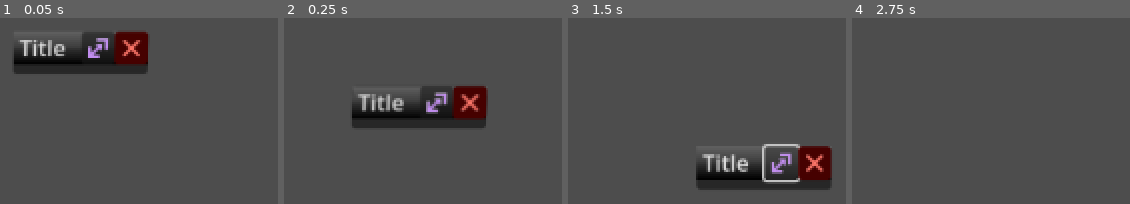
Above: before the commit, frames 1-4 (left to right).
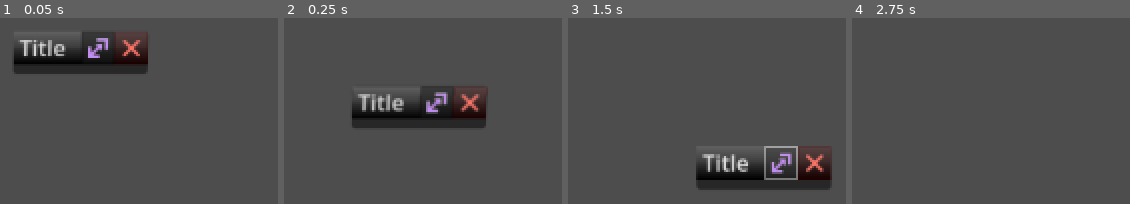
Above: after the commit, the same moments.

Repository: CE-Studio/FurPose
Game: Godot game, scene res://dynamic_menu.tscn
Two runs of this game, one before a commit and one after it. Both use one fixed random seed, a clock stepped at 60 frames per second and the inputs below. This scene is started directly instead of the project's main scene.
Inputs (mouse positions are in pixels of both pictures, inside the frame that each line leads up to):
- Up to frame 1 (0.05 s): no input
- Up to frame 2 (0.25 s): no input
- Up to frame 3 (1.5 s): click "Title" at 0.5 s; click (779, 161) at 1.25 s
- Up to frame 4 (2.75 s): click (1099, 164) at 2 s

The runs differ from the first frame. In frame 1, 1.7% of the frame differs, in the area x 41-54%, y 7-25%; in frame 2, 1.6%; in frame 3, 2.8%, in the area x 69-95%, y 67-90%; in frame 4, nothing differs.
Error in both runs: Invalid operands 'String' and 'Nil' in operator 'in'. (res://DynamicMenu.gd:49)

Commit message:
a

Diff:
--- a/DynamicMenu.gd
+++ b/DynamicMenu.gd
@@ -59,10 +59,6 @@
 			vbox.add_child(h)
 
 
-func _exit_tree() -> void:
-	pass
-
-
 func _process(delta):
 	rect.position = position
 	rect.size = panel.size
@@ -94,6 +90,7 @@
 
 
 func _on_label_button_down():
+	get_parent().move_child(self, get_parent().get_child_count() - 1)
 	held = true
 	holdoffset = position - vp.get_mouse_position()
 
--- a/uitheme.tres
+++ b/uitheme.tres
@@ -1,4 +1,64 @@
-[gd_resource type="Theme" load_steps=14 format=3 uid="uid://bpdfbu54f4cfe"]
+[gd_resource type="Theme" load_steps=21 format=3 uid="uid://bpdfbu54f4cfe"]
+
+[sub_resource type="StyleBoxFlat" id="StyleBoxFlat_iv4ja"]
+content_margin_left = 4.0
+content_margin_top = 4.0
+content_margin_right = 4.0
+content_margin_bottom = 4.0
+bg_color = Color(0.1, 0.1, 0.1, 0.3)
+border_width_left = 1
+border_width_top = 1
+border_width_right = 1
+border_width_bottom = 1
+border_color = Color(0, 0, 0, 0.356863)
+corner_detail = 5
+
+[sub_resource type="StyleBoxFlat" id="StyleBoxFlat_36fql"]
+bg_color = Color(0.6, 0.6, 0.6, 0)
+border_width_left = 1
+border_width_top = 1
+border_width_right = 1
+border_width_bottom = 1
+border_color = Color(1, 1, 1, 0.364706)
+
+[sub_resource type="StyleBoxFlat" id="StyleBoxFlat_emwqn"]
+content_margin_left = 4.0
+content_margin_top = 4.0
+content_margin_right = 4.0
+content_margin_bottom = 4.0
+bg_color = Color(0.223529, 0.223529, 0.223529, 0.529412)
+border_width_left = 1
+border_width_top = 1
+border_width_right = 1
+border_width_bottom = 1
+border_color = Color(0.8, 0.8, 0.8, 0.215686)
+corner_detail = 5
+
+[sub_resource type="StyleBoxFlat" id="StyleBoxFlat_b8i4t"]
+content_margin_left = 4.0
+content_margin_top = 4.0
+content_margin_right = 4.0
+content_margin_bottom = 4.0
+bg_color = Color(0.101961, 0.101961, 0.101961, 0.52549)
+border_width_left = 1
+border_width_top = 1
+border_width_right = 1
+border_width_bottom = 1
+border_color = Color(0.00784314, 0.00784314, 0.00784314, 0.52549)
+corner_detail = 5
+
+[sub_resource type="StyleBoxFlat" id="StyleBoxFlat_c4jqu"]
+content_margin_left = 4.0
+content_margin_top = 4.0
+content_margin_right = 4.0
+content_margin_bottom = 4.0
+bg_color = Color(1, 1, 1, 0.341176)
+border_width_left = 1
+border_width_top = 1
+border_width_right = 1
+border_width_bottom = 1
+border_color = Color(1, 1, 1, 0.419608)
+corner_detail = 5
 
 [sub_resource type="Image" id="Image_ujyaj"]
 data = {
@@ -12,16 +72,41 @@
 [sub_resource type="ImageTexture" id="ImageTexture_k5obi"]
 image = SubResource("Image_ujyaj")
 
+[sub_resource type="StyleBoxFlat" id="StyleBoxFlat_si5wh"]
+content_margin_left = 4.0
+content_margin_top = 0.0
+content_margin_right = 4.0
+content_margin_bottom = 0.0
+bg_color = Color(0.68159, 0.0270364, 2.88785e-07, 0.305882)
+border_width_left = 1
+border_width_top = 1
+border_width_right = 1
+border_width_bottom = 1
+border_color = Color(0.566092, 6.61798e-07, 2.40654e-07, 0.462745)
+
 [sub_resource type="StyleBoxFlat" id="StyleBoxFlat_h7xh8"]
 content_margin_left = 4.0
 content_margin_top = 0.0
 content_margin_right = 4.0
 content_margin_bottom = 0.0
-bg_color = Color(0.273133, 0.00426282, 7.21961e-08, 1)
-corner_radius_top_left = 3
-corner_radius_top_right = 3
-corner_radius_bottom_right = 3
-corner_radius_bottom_left = 3
+bg_color = Color(0.27451, 0.00392157, 0, 0.305882)
+border_width_left = 1
+border_width_top = 1
+border_width_right = 1
+border_width_bottom = 1
+border_color = Color(0.270588, 0, 0, 0.462745)
+
+[sub_resource type="StyleBoxFlat" id="StyleBoxFlat_2fkmy"]
+content_margin_left = 4.0
+content_margin_top = 0.0
+content_margin_right = 4.0
+content_margin_bottom = 0.0
+bg_color = Color(0.776471, 0.0352941, 0, 0.407843)
+border_width_left = 1
+border_width_top = 1
+border_width_right = 1
+border_width_bottom = 1
+border_color = Color(0.886275, 0, 0, 0.443137)
 
 [sub_resource type="Image" id="Image_37jcf"]
 data = {
@@ -83,9 +168,16 @@
 texture = SubResource("GradientTexture2D_i0mux")
 
 [resource]
+Button/styles/disabled = SubResource("StyleBoxFlat_iv4ja")
+Button/styles/focus = SubResource("StyleBoxFlat_36fql")
+Button/styles/hover = SubResource("StyleBoxFlat_emwqn")
+Button/styles/normal = SubResource("StyleBoxFlat_b8i4t")
+Button/styles/pressed = SubResource("StyleBoxFlat_c4jqu")
 CloseButton/base_type = &"Button"
 CloseButton/icons/icon = SubResource("ImageTexture_k5obi")
+CloseButton/styles/hover = SubResource("StyleBoxFlat_si5wh")
 CloseButton/styles/normal = SubResource("StyleBoxFlat_h7xh8")
+CloseButton/styles/pressed = SubResource("StyleBoxFlat_2fkmy")
 EditorIcons/icons/MissingNode = SubResource("ImageTexture_k5obi")
 EditorIcons/icons/Tween = SubResource("ImageTexture_boxpp")
 HSeparator/styles/separator = SubResource("StyleBoxTexture_qnkyc")
